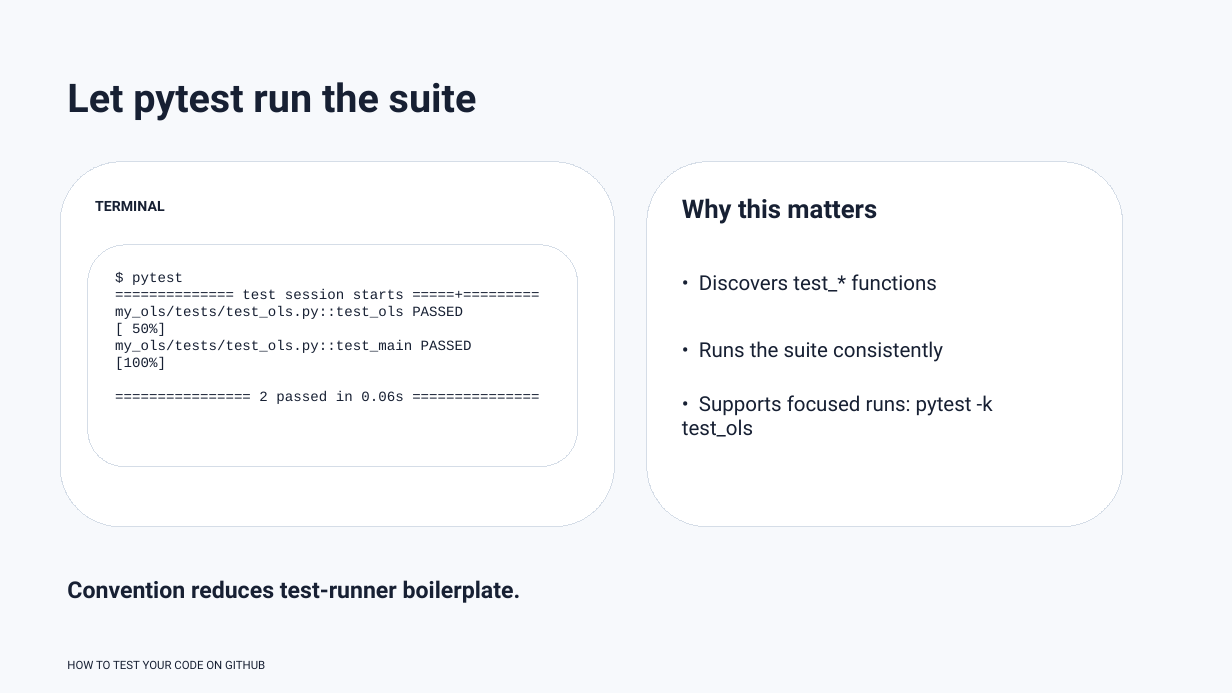
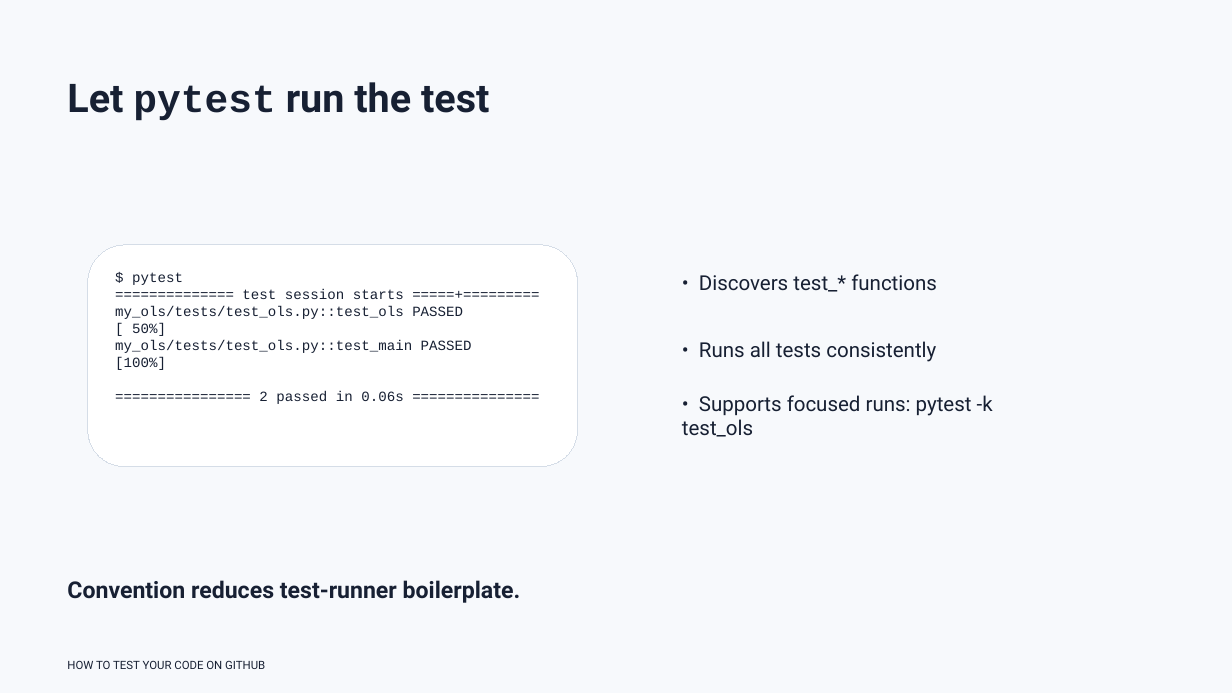
Before and after one commit to rbesenczi/my_ols, a slide deck: slide 16 of presentation/how_to_test_your_code.pptx. Drawn at 1232x693 pixels with LibreOffice and Linux fonts; fonts in the diff are those of the drawing. Boxes give left, top, right and bottom in pixels: in the first picture for what was removed or moved away, otherwise in the second. Text is boxed around its words. In the diff, an @@ line names an element or a change of style, - is before the commit and + after.

```diff
--- a/presentation/how_to_test_your_code.pptx
+++ b/presentation/how_to_test_your_code.pptx
@@ text at <box>67,82,489,121</box>: text changed @@
-Let pytest run the suite
+Let pytest run the test
@@ rounded rectangle removed at <box>60,162,615,527</box> @@
@@ rounded rectangle removed at <box>647,162,1123,527</box> @@
@@ text removed at <box>95,201,165,211</box> @@
-TERMINAL
@@ text removed at <box>682,198,877,224</box> @@
-Why this matters
@@ text at <box>699,341,936,362</box>: text changed @@
-• Runs the suite consistently
+• Runs all tests consistently
```
Also in this commit, not shown: 24 other slides changed, 2 slides added.
